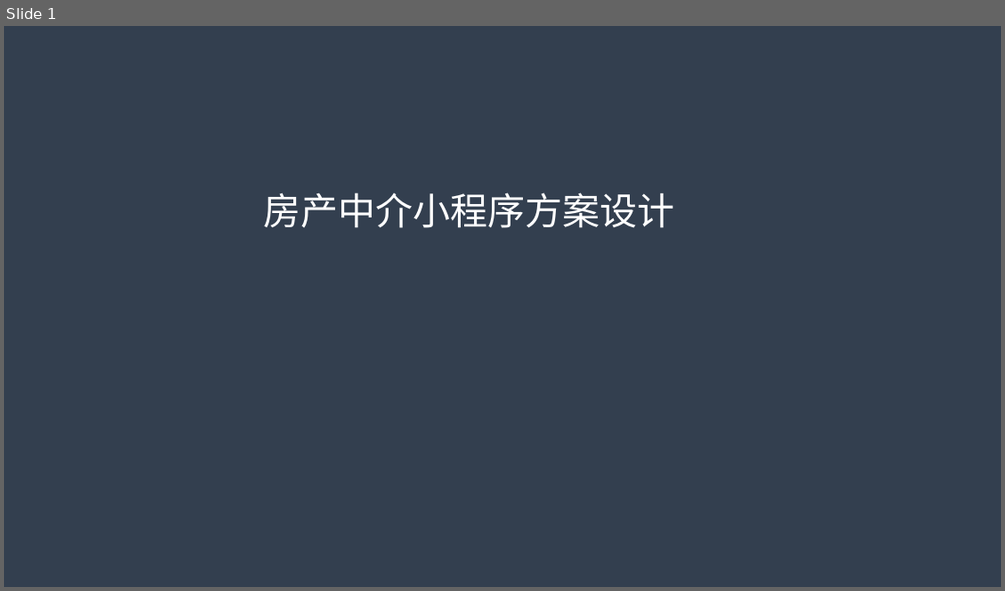
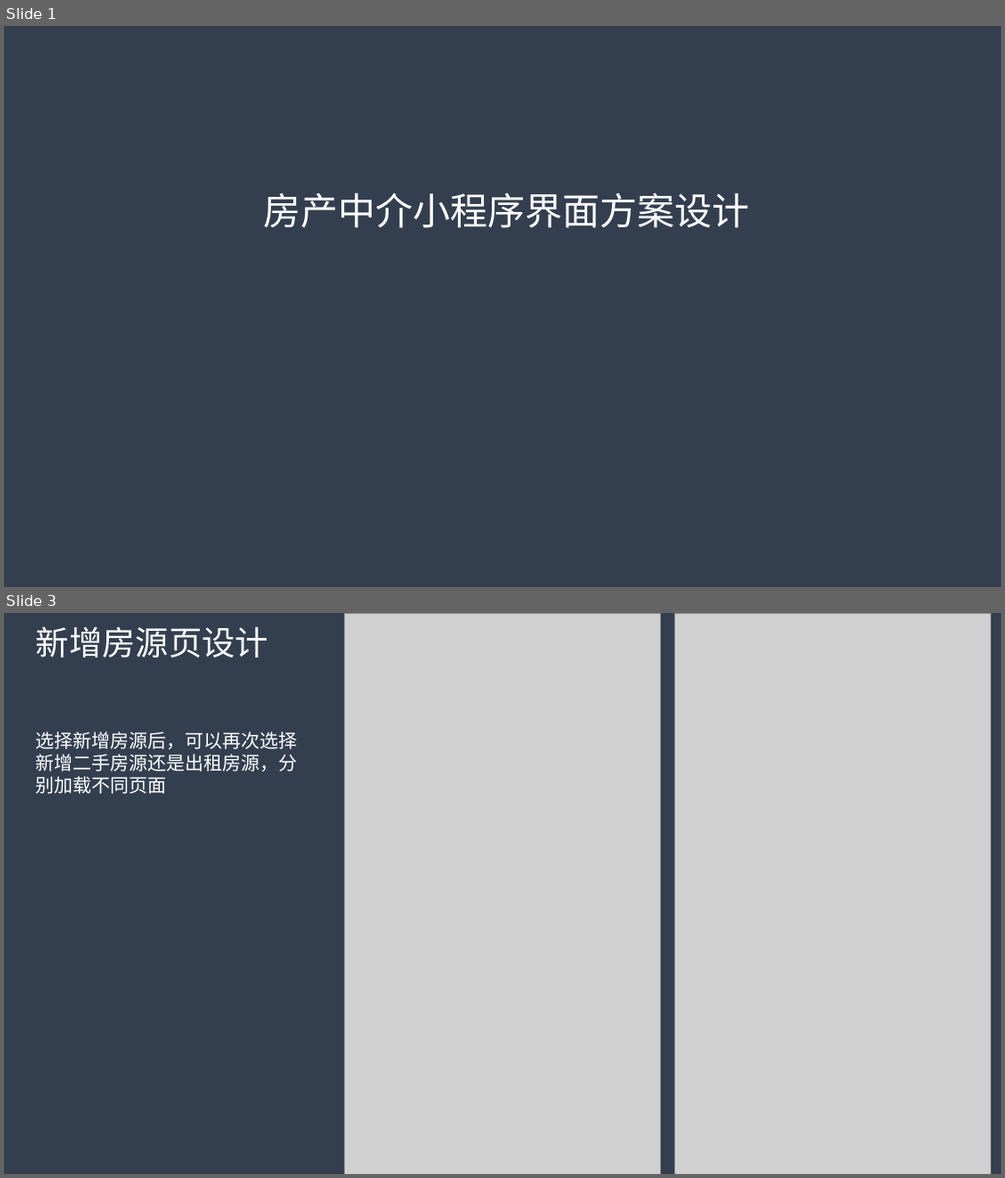
Before and after one commit to myfc-mp/myfc, a slide deck: docs/房产中介小程序方案设计.pptx. Shown one above the other, each under a label of ours: slide 1 before the commit, slides 1 and 3 after it; the slides between them are not shown. The pictures are 1005x591 and 1005x1178 pixels, drawn with LibreOffice and Linux fonts; fonts in the diff are those of the drawing; grey boxes stand for pictures. Boxes give left, top, right and bottom in pixels: in the first picture for what was removed or moved away, otherwise in the second. Text is boxed around its words. In the diff, an @@ line names an element or a change of style, - is before the commit and + after.

```diff
--- a/docs/房产中介小程序方案设计.pptx
+++ b/docs/房产中介小程序方案设计.pptx
@@ slide 3 added at (4,613,1001,1174), background #333F50 @@
@@ text added at (36,626,268,657), 32 pt, text #FFFFFF @@
+新增房源页设计
@@ picture added at (344,613,660,1174) @@
@@ picture added at (675,613,990,1174) @@
@@ text added at (36,731,298,794), 18 pt, text #FFFFFF @@
+选择新增房源后，可以再次选择新增二手房源还是出租房源，分别加载不同页面
@@ slide 1 changed as well @@
@@ text at (264,192,750,228): text changed @@
-房产中介小程序方案设计
+房产中介小程序界面方案设计
```
Also in this commit, not shown: 2 other slides changed, 6 other slides added, 8 slides removed.
